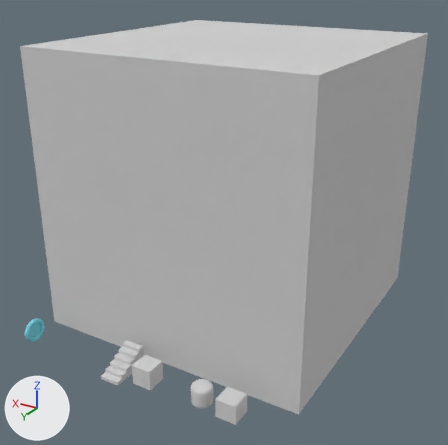
Renders of the Blender file android/assets/model/inside_level4_chair.blend from each side of a commit.
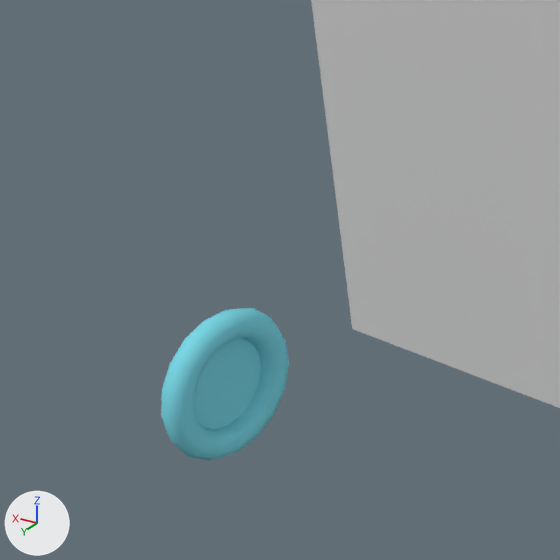
The first picture shows the older version from a 50 mm lens placed at (-30.5, 55.1, 36.5), pointed at (-0.2, 4.5, 11.2). The close-ups show both versions on the part from 0% to 19% of the width and 61% to 80% of the height of that picture; other places that the commit changed are outside them. Lighting does not change. The marker at lower left points along +X, +Y and +Z.

Script lines for the objects in view, before the commit:
```python
me_skybox_001 = bpy.data.meshes.new('skybox.001')
me_skybox_001.from_pydata([(-14.0, 15.0, 14.0), (-14.0, 15.0, -15.0), (-14.0, -14.0, -15.0), (-14.0, -14.0, 14.0), (15.0, 15.0, -15.0), (15.0, -14.0, -15.0), (15.0, 15.0, 14.0), (15.0, -14.0, 14.0)], [], [(0, 3, 2, 1), (1, 2, 5, 4), (4, 5, 7, 6), (6, 7, 3, 0), (3, 7, 5, 2), (1, 4, 6, 0)])
for i in [5]: me_skybox_001.polygons[i].material_index = 1
for i in [4]: me_skybox_001.polygons[i].material_index = 2
me_skybox_001.materials.append(mat_walls_002)  # its picture is missing
me_skybox_001.materials.append(mat_roof_001)  # its picture is missing
me_skybox_001.materials.append(mat_floor_003)  # its picture is missing
me_torus_001 = bpy.data.meshes.new('Torus.001')
me_torus_001.from_pydata(...)  # 140 vertices, 137 faces; spans x -1.23..1.25, y -1.24..1.24, z -0.25..0.25
me_torus_001.polygons.foreach_set('use_smooth', [True] * 137)
me_torus_001.materials.append(mat_material)  # cyan #7dd8e7
ob_skybox = bpy.data.objects.new('skybox', me_skybox_001)
ob_skybox.location = (0.0, 0.0, 14.0)
ob_skybox.rotation_euler = (1.571, 0.0, 0.0)  # degrees (90, 0, 0)
ob_teleporter_b = bpy.data.objects.new('teleporter_b', me_torus_001)
ob_teleporter_b.location = (14.15, 18.45, 1.13)
ob_teleporter_b.rotation_euler = (1.571, 0.0, 1.571)  # degrees (90, 0, 90)
```
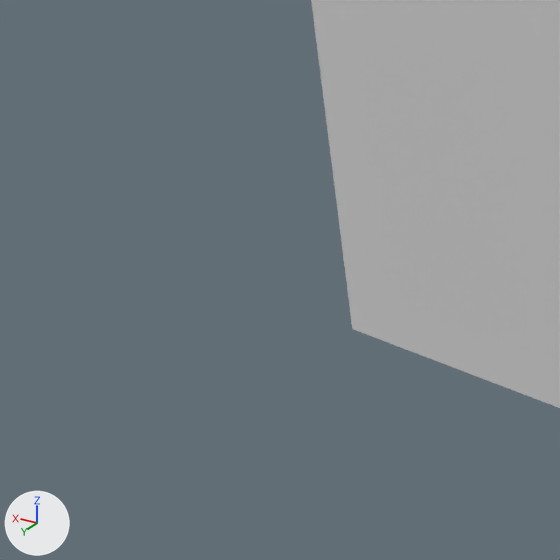
Boxes [x1, y1, x2, y2] around the edits, measured in the close-ups (560 x 560 px):
```json
{"object": "teleporter_b", "change": "deleted", "before": [161, 308, 289, 460], "on screen": "cyan"}
```

Edits to the scene script, one JSON object a line:
```json
{"op": "remove", "block": "ob_teleporter_b", "code": ["ob_teleporter_b = bpy.data.objects.new('teleporter_b', me_torus_001)", "ob_teleporter_b.location = (14.15, 18.45, 1.13)", "ob_teleporter_b.rotation_euler = (1.571, 0.0, 1.571)  # degrees (90, 0, 90)"]}
```
